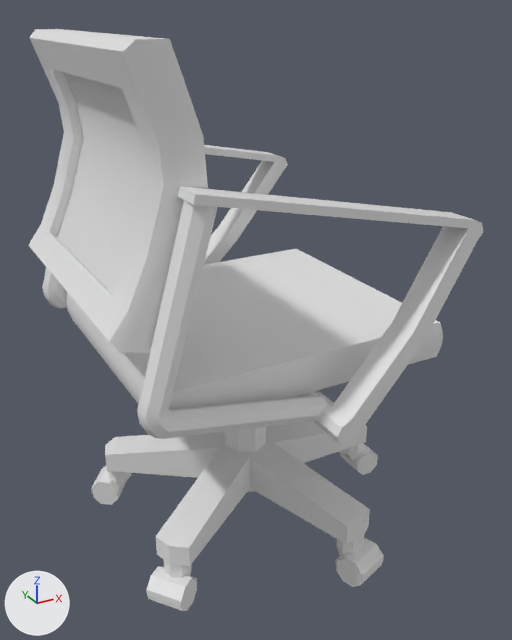
Before and after pictures for a commit that changed the Blender file 졸작 모델링/모델링/PracticeRoom/PRChair/PRChair.blend.
Before and after are seen from a camera (50 mm lens) standing at (-0.596, -1.133, 1.01) and looking at (0.013, -0.025, 0.456). Arrows for +X, +Y and +Z are at lower left; the lights stay in place.

Objects in the first picture: 'PRChair'.
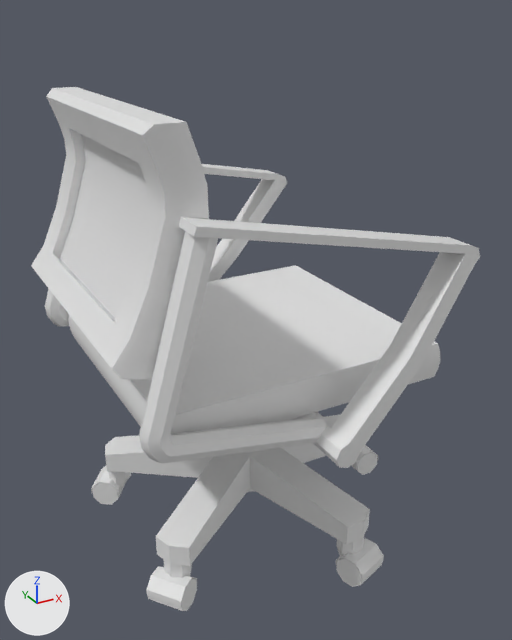
Changed parts and their boxes [x1, y1, x2, y2] in the pictures (512 x 640 px; the box of a moved part takes in the faces that stretch with it):
'PRChair', reshaped (10% shorter)
    before: [28, 29, 484, 611]
    after: [31, 87, 480, 611]
part 1 of me_cube, moved or reshaped
    before: [66, 249, 443, 410]
    after: [69, 265, 440, 434]
part 2 of me_cube, moved or reshaped
    before: [178, 145, 484, 446]
    after: [179, 164, 480, 468]
part 3 of me_cube, moved or reshaped
    before: [42, 267, 68, 308]
    after: [45, 288, 69, 326]
part 4 of me_cube, moved or reshaped
    before: [137, 200, 328, 439]
    after: [139, 231, 327, 464]
part 5 of me_cube, moved or reshaped
    before: [28, 133, 184, 353]
    after: [31, 155, 185, 379]
part 6 of me_cube, moved or reshaped
    before: [43, 67, 208, 189]
    after: [59, 123, 209, 219]
part 7 of me_cube, moved or reshaped
    before: [30, 29, 185, 93]
    after: [46, 87, 201, 172]
part 8 of me_cube, moved or reshaped (not visible afterwards)
    before: [224, 427, 266, 452]

The edits, one by one:
me_cube is used by ob_prchair; location (0.0, 0.0, 0.0).
Before the commit, vertices of me_cube: 364 (0.0, -0.046, 0.417), 365 (-0.033, -0.033, 0.417), 366 (-0.046, 0.0, 0.417), 367 (-0.033, 0.033, 0.417), 368 (0.0, 0.046, 0.417).
Before the commit, vertices of me_cube: 369 (0.033, 0.033, 0.417), 370 (0.046, 0.0, 0.417), 371 (0.033, -0.033, 0.417).
me_cube had 758 vertices, 616 faces and spanned x -0.344..0.338, y -0.359..0.359, z 0.001..0.975.
me_cube now has 758 vertices, 616 faces and spans x -0.344..0.338, y -0.359..0.359, z 0.001..0.875.
me_cube part 1: the loose piece of 66 vertices spanning x -0.283..0.283, y -0.254..0.254, z 0.412..0.482 is moved by (0.0, 0.0, -0.043).
me_cube part 2: the loose piece of 84 vertices spanning x -0.235..0.266, y -0.359..0.359, z 0.366..0.792 is moved by (0.0, 0.0, -0.043).
me_cube part 3: the loose piece of 56 vertices spanning x -0.322..0.002, y 0.259..0.305, z 0.382..0.78 is moved by (0.0, 0.0, -0.043).
me_cube part 4: the loose piece of 56 vertices spanning x -0.322..0.002, y -0.305..-0.259, z 0.382..0.78 is moved by (0.0, 0.0, -0.043).
me_cube part 5: 58 of the vertices in x -0.344..-0.189, y -0.258..0.258, z 0.558..0.794 are moved by (0.0, 0.0, -0.043).
me_cube part 6: all 14 vertices in x -0.255..-0.194, y -0.258..0.258, z 0.849..0.855 are moved by (0.004, 0.0, -0.066).
me_cube part 7: all 30 vertices in x -0.294..-0.217, y -0.258..0.258, z 0.913..0.975 are moved by (0.018, 0.0, -0.101).
Part 8, on me_cube:
Vertices 364 to 371 of me_cube move by (0.0, 0.0, -0.043).
